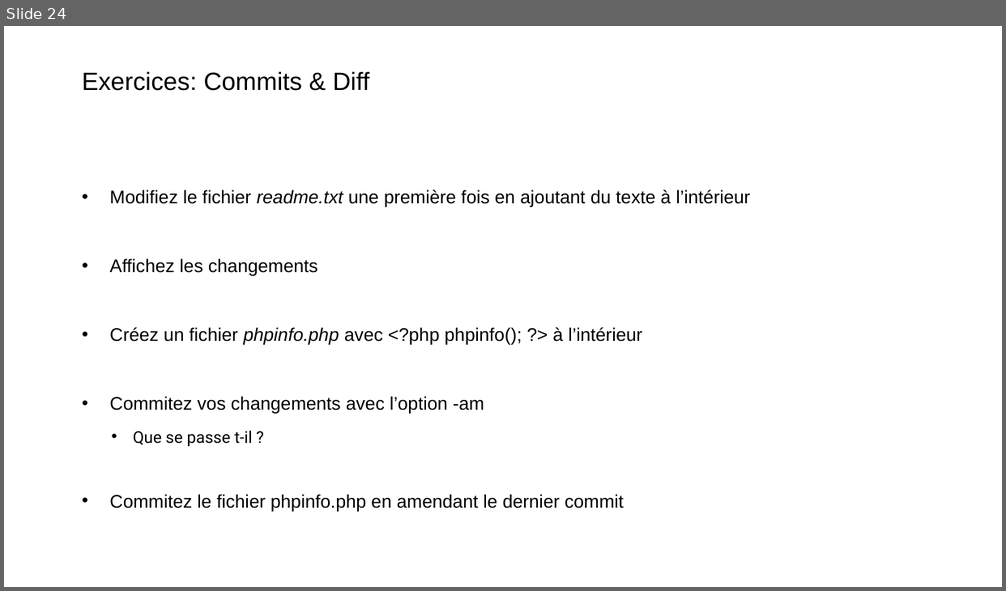
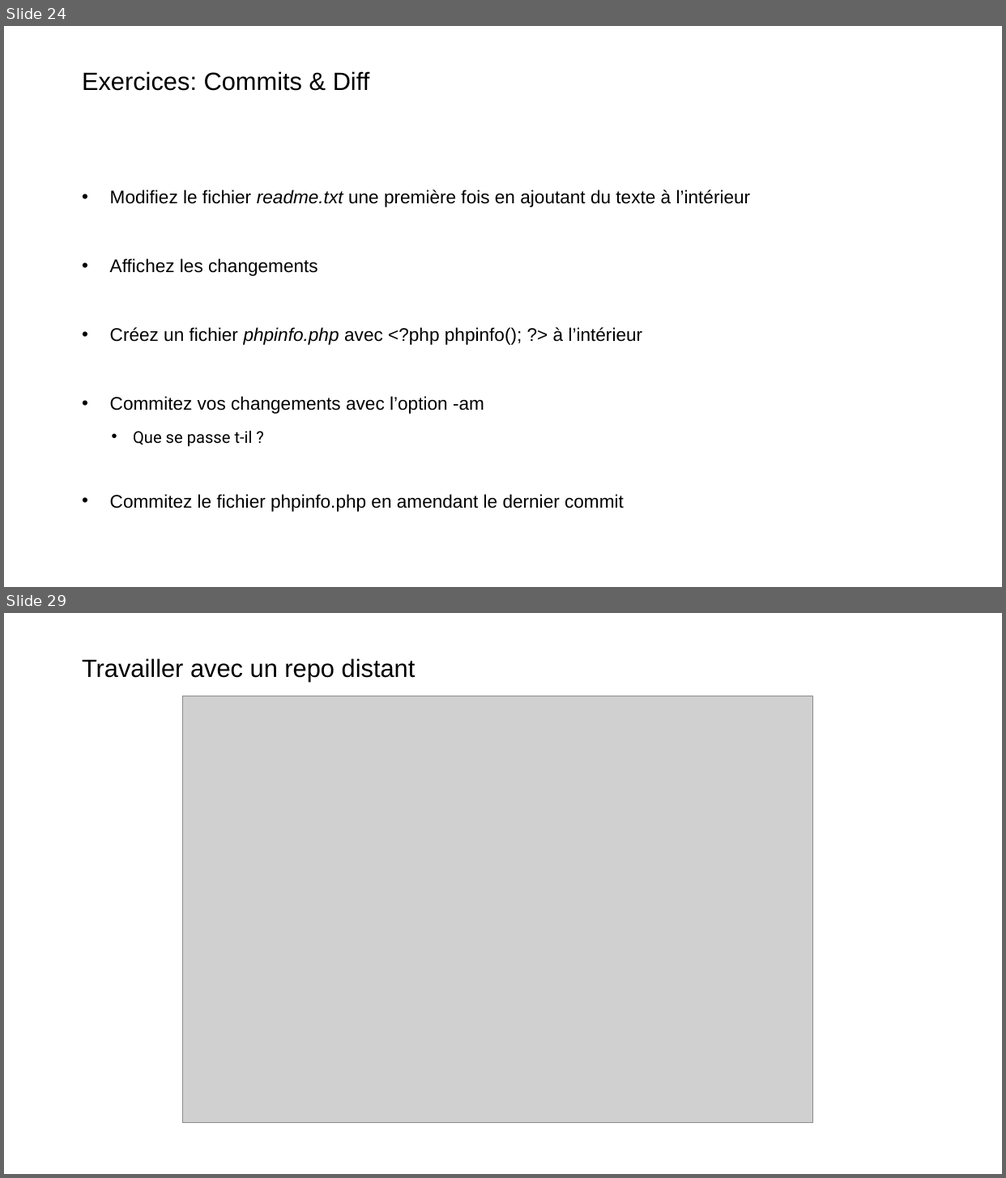
Before and after one commit to Xaviou1003/formation-git, a slide deck: Formation Git - basique.pptx. Shown one above the other, each under a label of ours: slide 24 before the commit, slides 24 and 29 after it; the slides between them are not shown. The pictures are 1006x591 and 1006x1178 pixels, drawn with LibreOffice and Linux fonts; fonts in the diff are those of the drawing; grey boxes stand for pictures; background and template pictures are left out. Boxes give left, top, right and bottom in pixels: in the first picture for what was removed or moved away, otherwise in the second. Text is boxed around its words. In the diff, an @@ line names an element or a change of style, - is before the commit and + after.

```diff
--- a/Formation Git - basique.pptx
+++ b/Formation Git - basique.pptx
@@ slide 29 added at (4, 613, 1002, 1174), background picture (left out) @@
@@ title added at (82, 658, 415, 681), 24 pt, text #000000 @@
+Travailler avec un repo distant
@@ picture added at (183, 696, 813, 1123) @@
```
Also in this commit, not shown: 2 slides changed, 21 other slides added, 3 other files.
